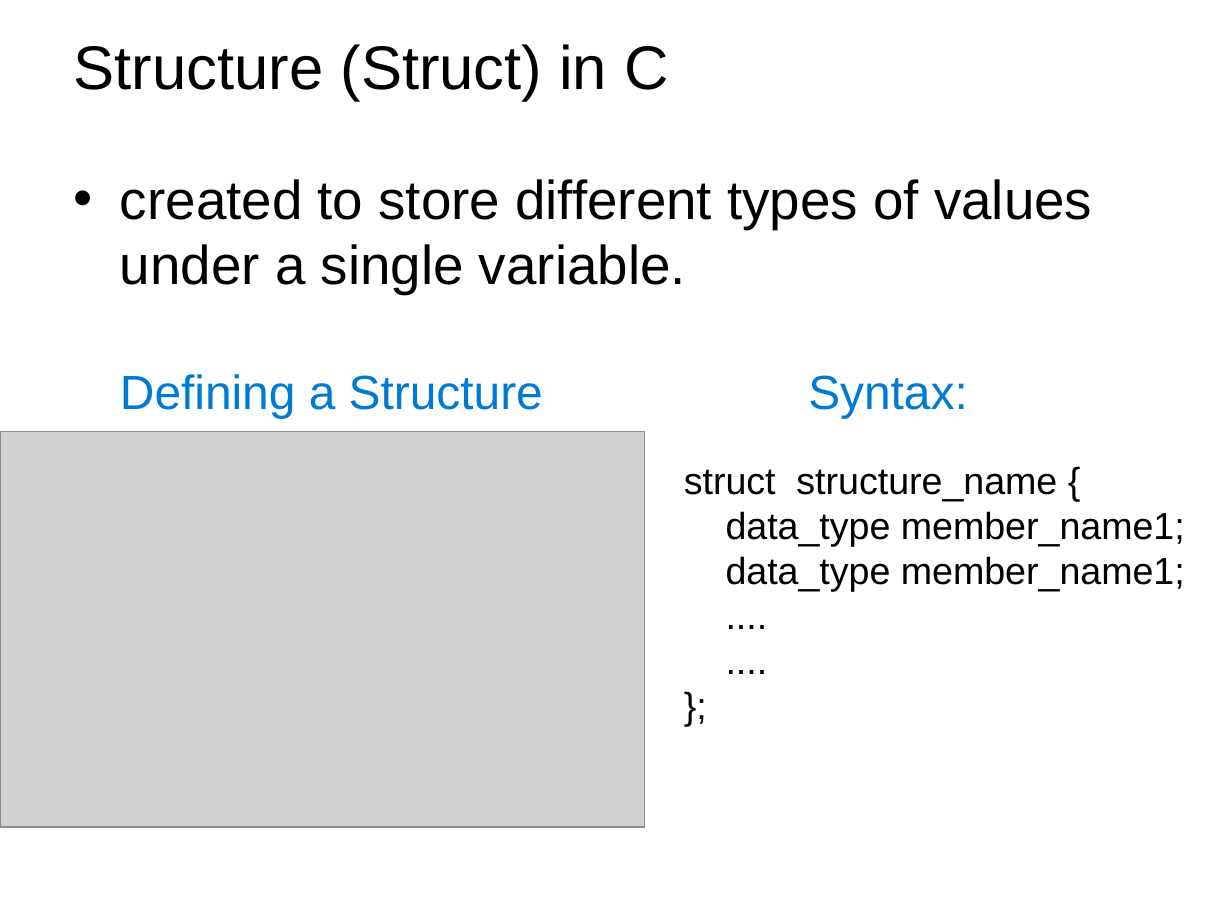
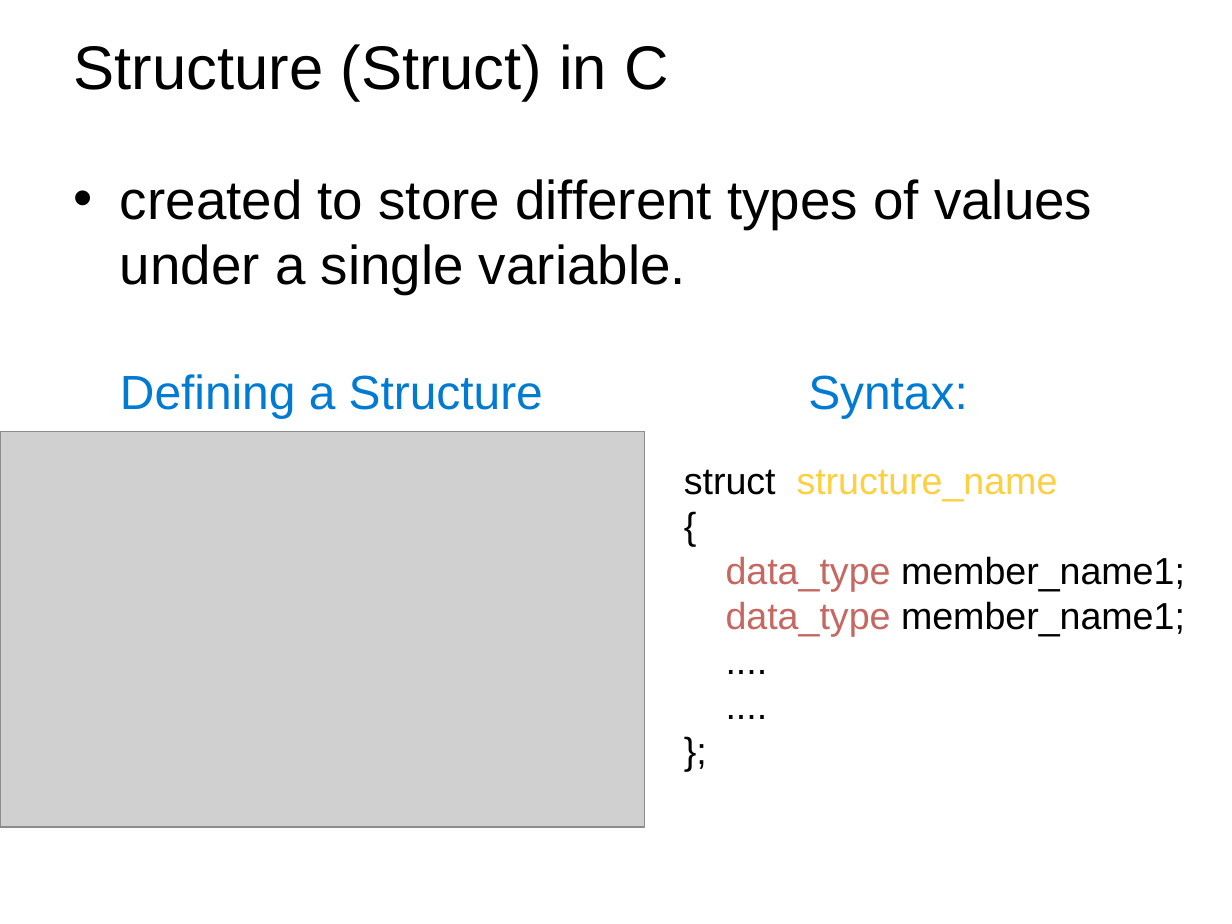
Before and after one commit to alwaysananta/computerProgramming, a slide deck: slide 9 of Slides/Struct&Union.pptx. Drawn at 1232x924 pixels with LibreOffice and Linux fonts; fonts in the diff are those of the drawing; grey boxes stand for pictures; background and template pictures are left out. Boxes give left, top, right and bottom in pixels: in the first picture for what was removed or moved away, otherwise in the second. Text is boxed around its words. In the diff, an @@ line names an element or a change of style, - is before the commit and + after.

```diff
--- a/Slides/Struct&Union.pptx
+++ b/Slides/Struct&Union.pptx
@@ text at box(684, 469, 1185, 636): text colour #000000 to gradient #FECF40 to #846C21 in "structure_name"; text colour #000000 to #C66762 in "data_type", "data_type" @@
```
Also in this commit, not shown: 6 other slides changed, 18 slides added, 2 slides removed, 1 other file.
